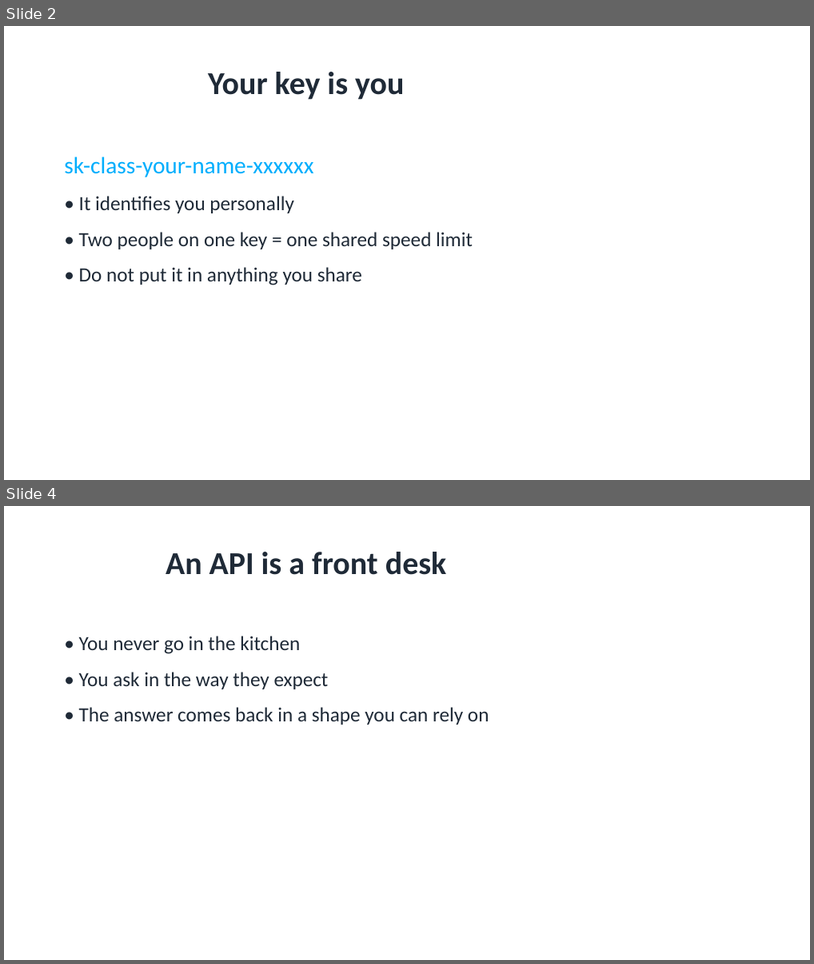
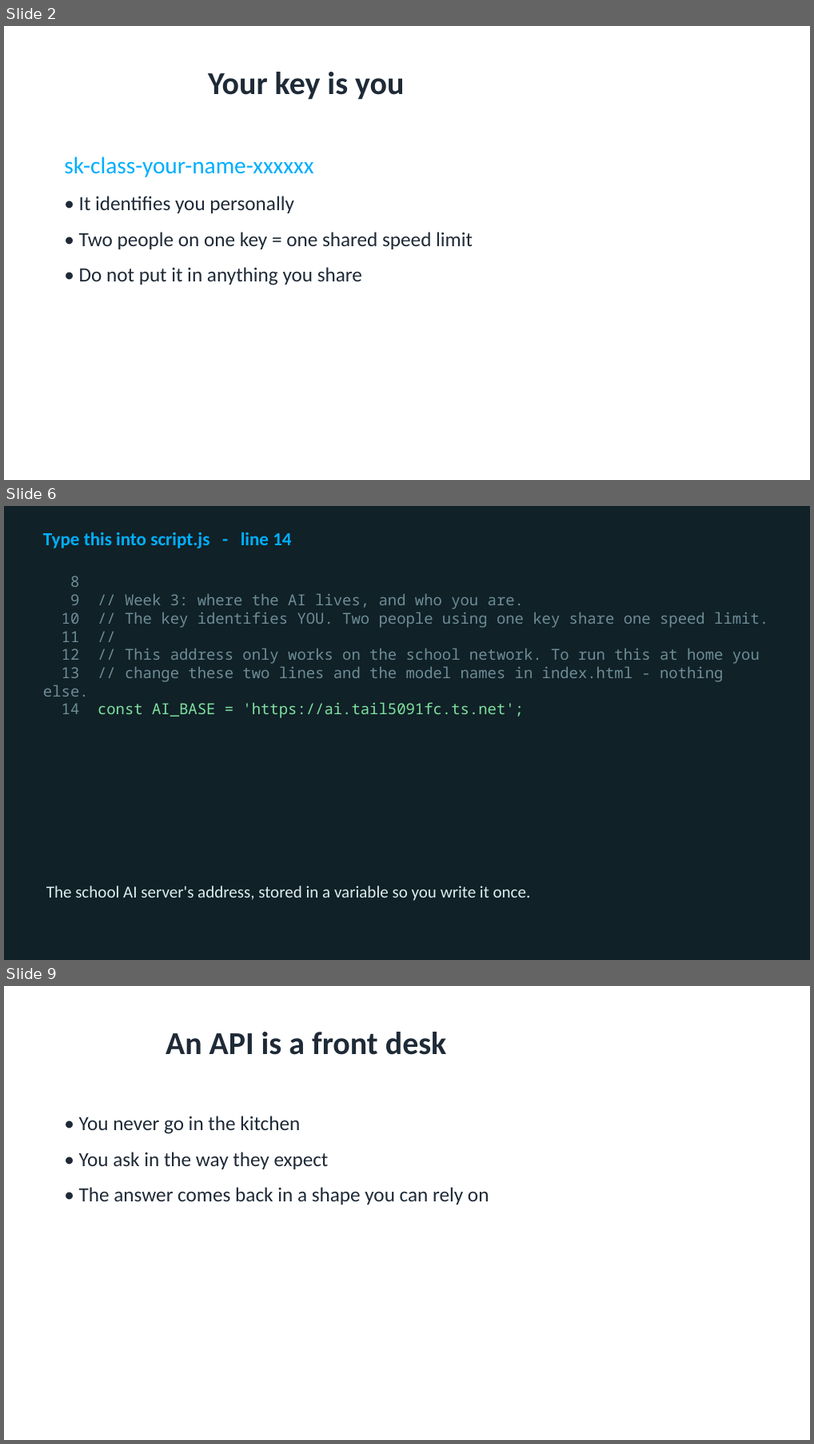
Before and after one commit to utgapps/utgapps.github.io, a slide deck: ai101/slides/week-03.pptx. Shown one above the other, each under a label of ours: slides 2 and 4 before the commit, slides 2, 6 and 9 after it; the slides between them are not shown. The pictures are 814x964 and 814x1444 pixels, drawn with LibreOffice and Linux fonts; fonts in the diff are those of the drawing. Boxes give left, top, right and bottom in pixels: in the first picture for what was removed or moved away, otherwise in the second. Text is boxed around its words. In the diff, an @@ line names an element or a change of style, - is before the commit and + after.

```diff
--- a/ai101/slides/week-03.pptx
+++ b/ai101/slides/week-03.pptx
@@ slide 6 added at [4,506,810,960], background #102127 @@
@@ text added at [43,532,291,548], 22 pt, text #01AEFD, bold @@
+Type this into script.js - line 14
@@ text added at [43,576,769,718], 18 pt, text #6D8C97 @@
+8
+9 // Week 3: where the AI lives, and who you are.
+10 // The key identifies YOU. Two people using one key share one speed limit.
+11 //
+12 // This address only works on the school network. To run this at home you
+13 // change these two lines and the model names in index.html - nothing else.
+14 const AI_BASE = 'https://ai.tail5091fc.ts.net';
@@ text added at [46,885,531,900], 20 pt, text #DCECEF @@
+The school AI server's address, stored in a variable so you write it once.
@@ what was slide 4 is now slide 9 @@
```
Also in this commit, not shown: 2 slides changed, 17 other slides added, 17 other files.
